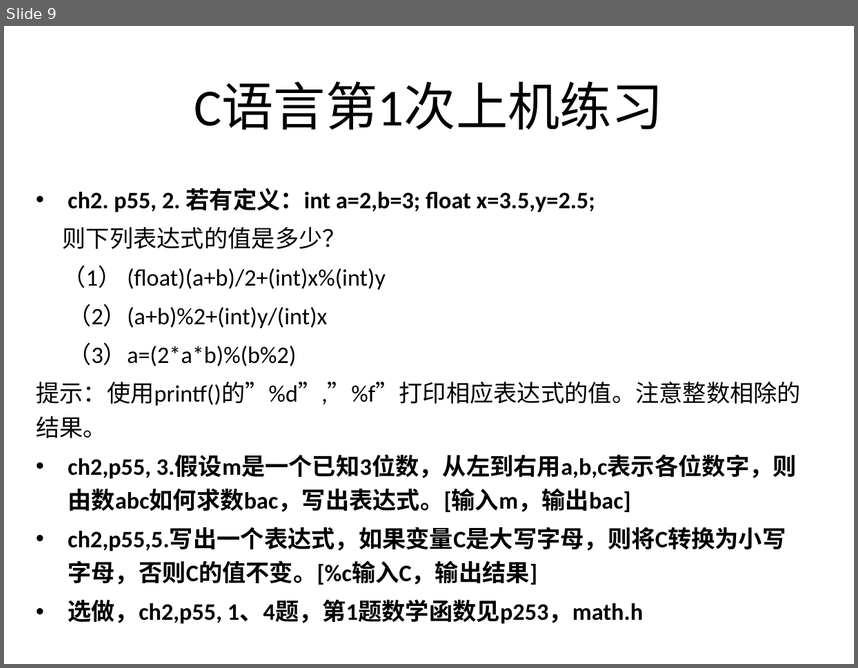
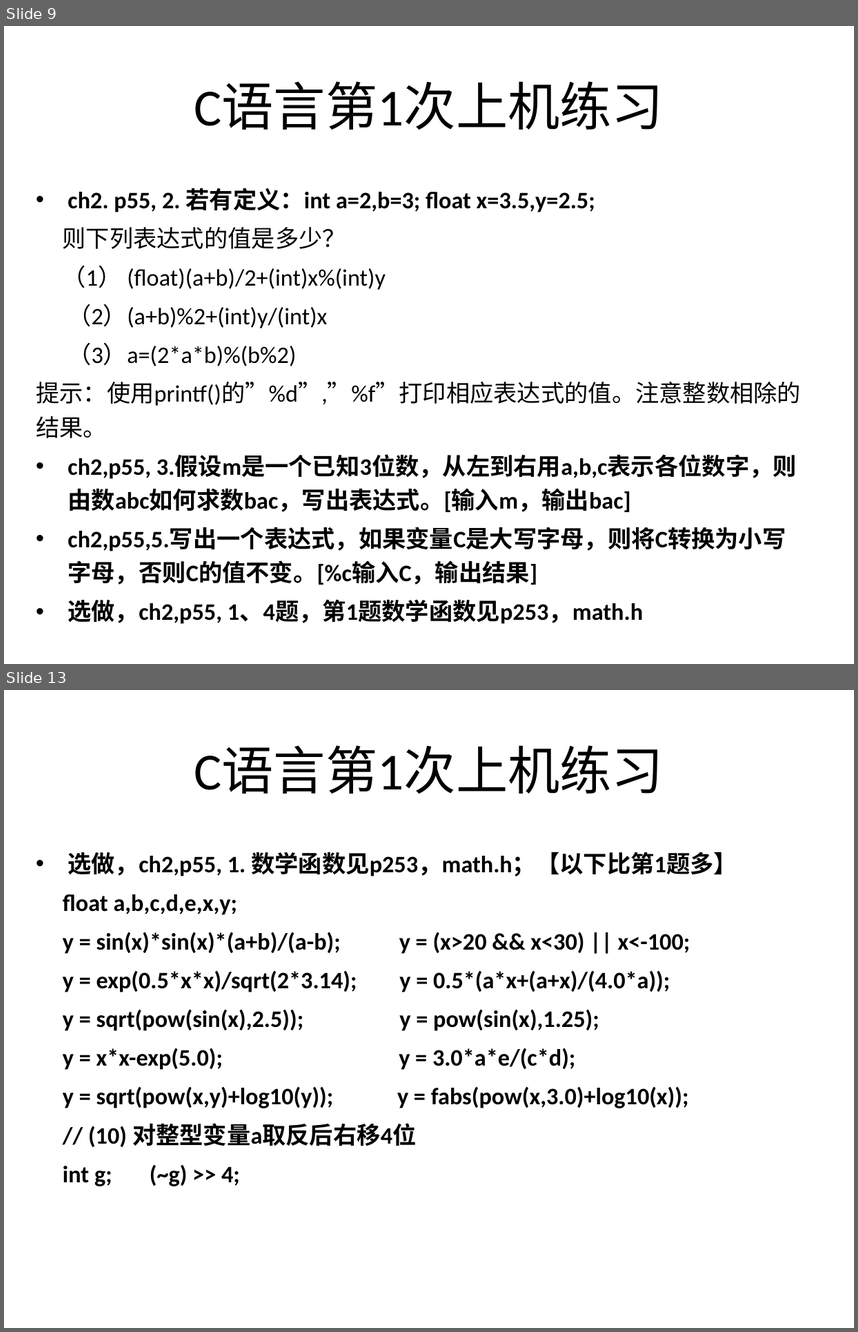
Before and after one commit to jtrfid/C-Repositories, a slide deck: 2016/上机安排.pptx. Shown one above the other, each under a label of ours: slide 9 before the commit, slides 9 and 13 after it; the slides between them are not shown. The pictures are 858x668 and 858x1332 pixels, drawn with LibreOffice and Linux fonts; fonts in the diff are those of the drawing. Boxes give left, top, right and bottom in pixels: in the first picture for what was removed or moved away, otherwise in the second. Text is boxed around its words. In the diff, an @@ line names an element or a change of style, - is before the commit and + after.

```diff
--- a/2016/上机安排.pptx
+++ b/2016/上机安排.pptx
@@ slide 13 added at <box>4,690,854,1328</box>, background #FFFFFF @@
@@ title added at <box>194,746,664,793</box>, 44 pt, text #000000 @@
+C语言第1次上机练习
@@ text added at <box>63,851,737,1186</box>, 20 pt, text #000000, bold @@
+• 选做，ch2,p55, 1. 数学函数见p253，math.h；【以下比第1题多】
+float a,b,c,d,e,x,y;
+y = sin(x)*sin(x)*(a+b)/(a-b); y = (x>20 && x<30) || x<-100;
+y = exp(0.5*x*x)/sqrt(2*3.14); y = 0.5*(a*x+(a+x)/(4.0*a));
+y = sqrt(pow(sin(x),2.5)); y = pow(sin(x),1.25);
+y = x*x-exp(5.0); y = 3.0*a*e/(c*d);
+y = sqrt(pow(x,y)+log10(y)); y = fabs(pow(x,3.0)+log10(x));
+// (10) 对整型变量a取反后右移4位
+int g; (~g) >> 4;
```
Also in this commit, not shown: 1 slide changed, 3 other slides added, 1 other file.
